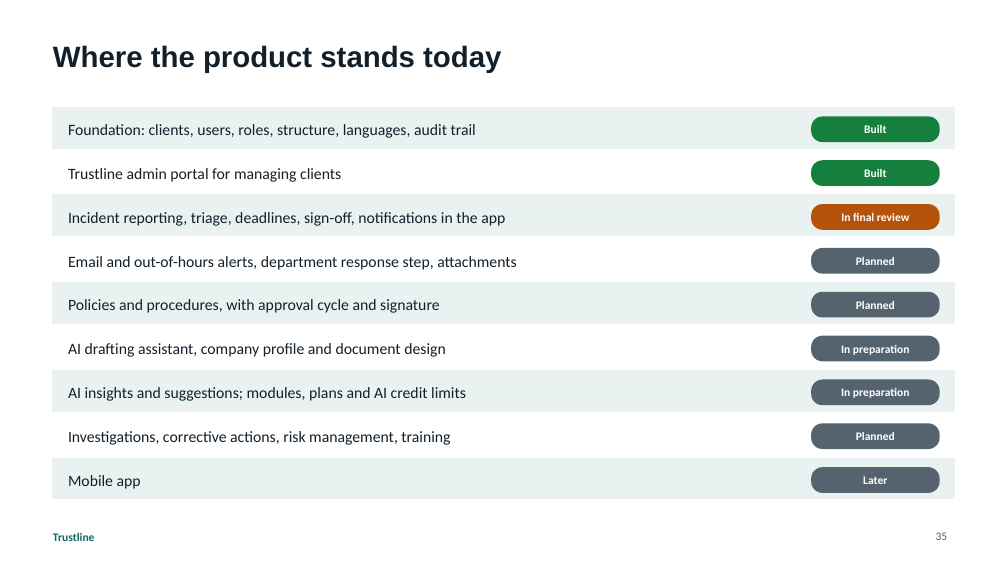
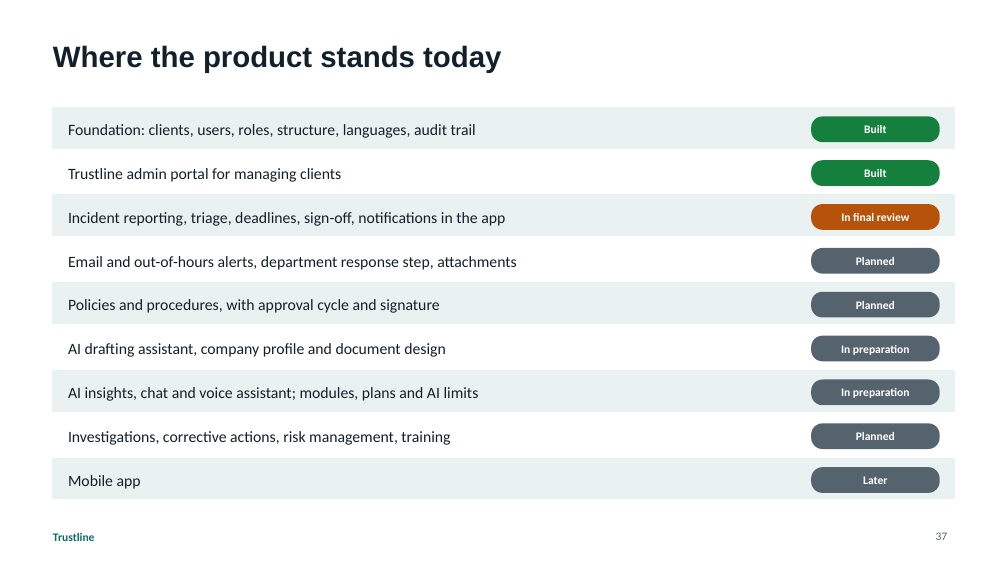
Before and after one commit to husseinalbustany/Trustline, a slide deck: slide 37 of docs/presentations/Trustline-Platform-Overview.pptx (slide 35 before the commit). Drawn at 1008x567 pixels with LibreOffice and Linux fonts; fonts in the diff are those of the drawing. Boxes give left, top, right and bottom in pixels: in the first picture for what was removed or moved away, otherwise in the second. Text is boxed around its words. In the diff, an @@ line names an element or a change of style, - is before the commit and + after.

```diff
--- a/docs/presentations/Trustline-Platform-Overview.pptx
+++ b/docs/presentations/Trustline-Platform-Overview.pptx
@@ text at [68, 387, 479, 401]: text changed @@
-AI insights and suggestions; modules, plans and AI credit limits
+AI insights, chat and voice assistant; modules, plans and AI limits
@@ page number at [936, 532, 948, 540]: text changed @@
-35
+37
```
Also in this commit, not shown: 2 slides added, 3 other files.
